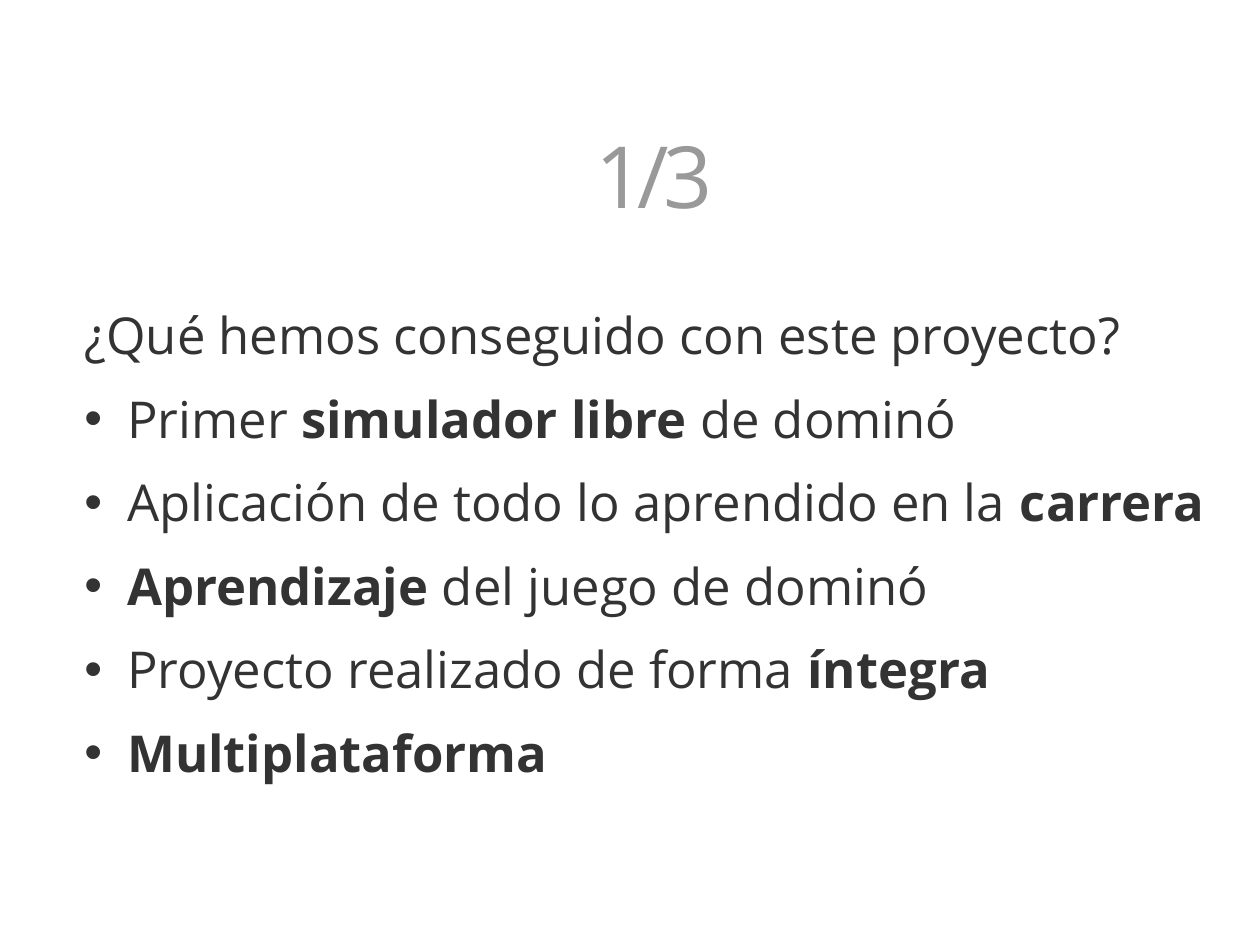
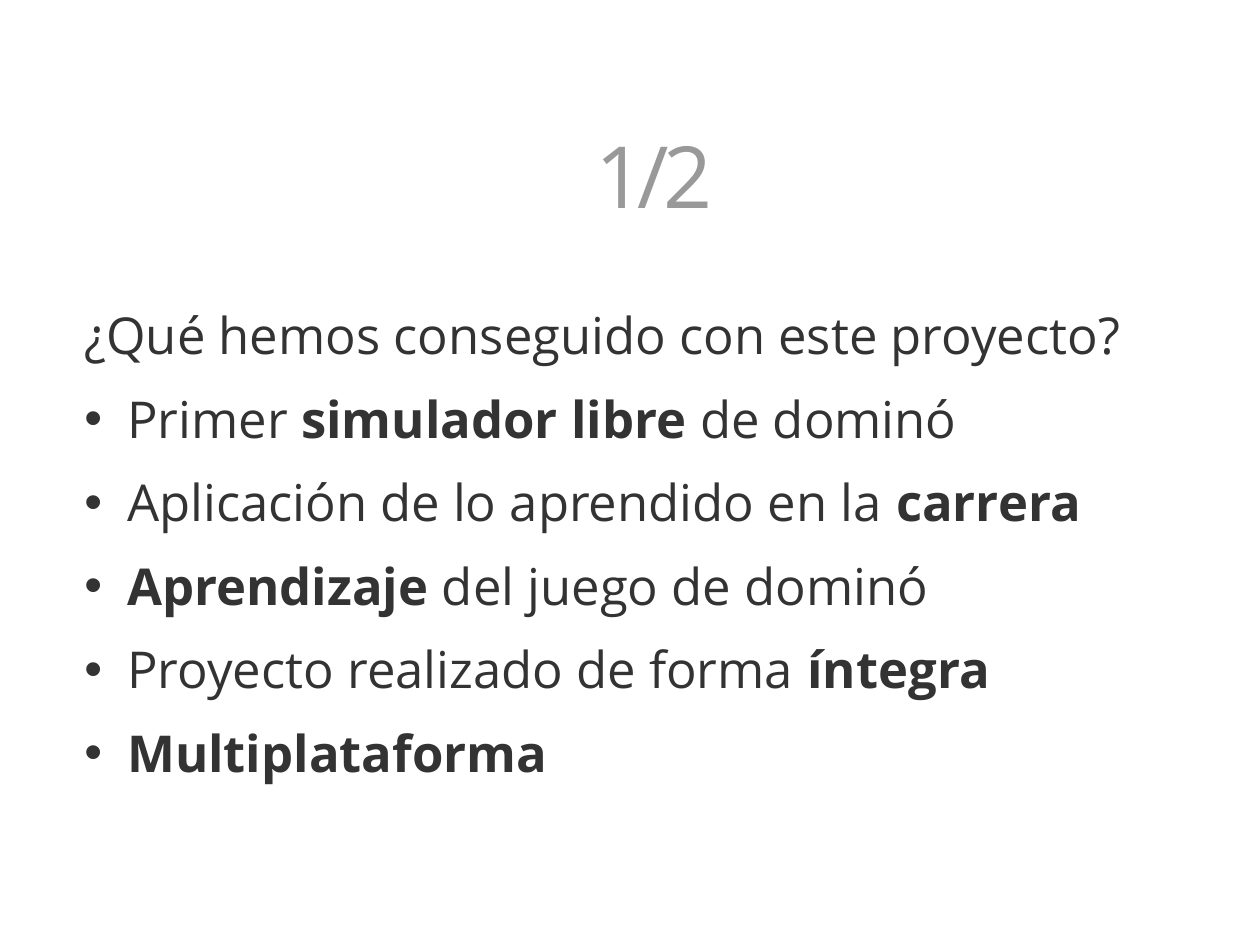
Before and after one commit to 3oheme/dominous, a slide deck: slide 20 of docs/presentacion/presentacion.odp (slide 19 before the commit). Drawn at 1260x945 pixels with LibreOffice and Linux fonts; fonts in the diff are those of the drawing; background and template pictures are left out. Boxes give left, top, right and bottom in pixels: in the first picture for what was removed or moved away, otherwise in the second. Text is boxed around its words. In the diff, an @@ line names an element or a change of style, - is before the commit and + after.

```diff
--- a/docs/presentacion/presentacion.odp
+++ b/docs/presentacion/presentacion.odp
@@ text at [595,146,712,208]: text changed @@
-Conclusiones 1/3
+Conclusiones 1/2
@@ text at [127,482,1081,534]: text changed @@
-• Aplicación de todo lo aprendido en la carrera
+• Aplicación de lo aprendido en la carrera
```
Also in this commit, not shown: 3 other slides changed, 3 slides added, 1 slide removed, 14 other files.
